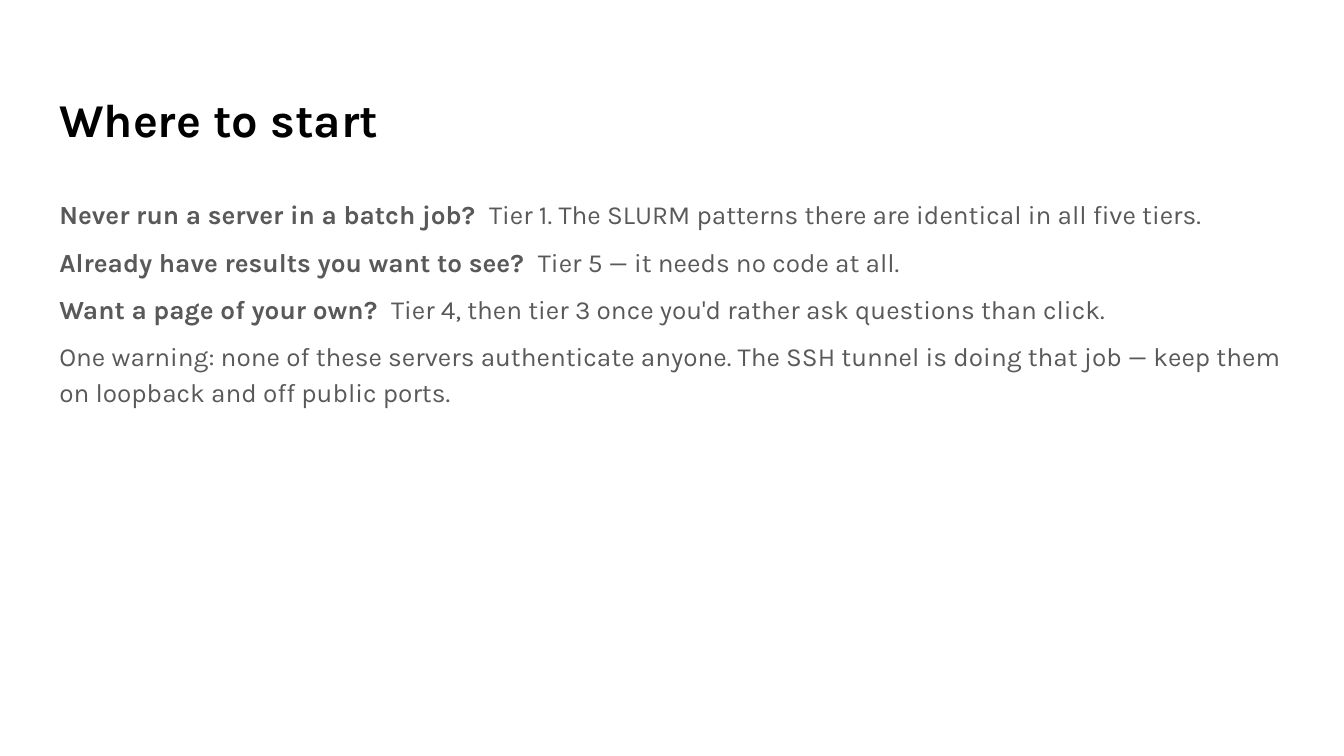
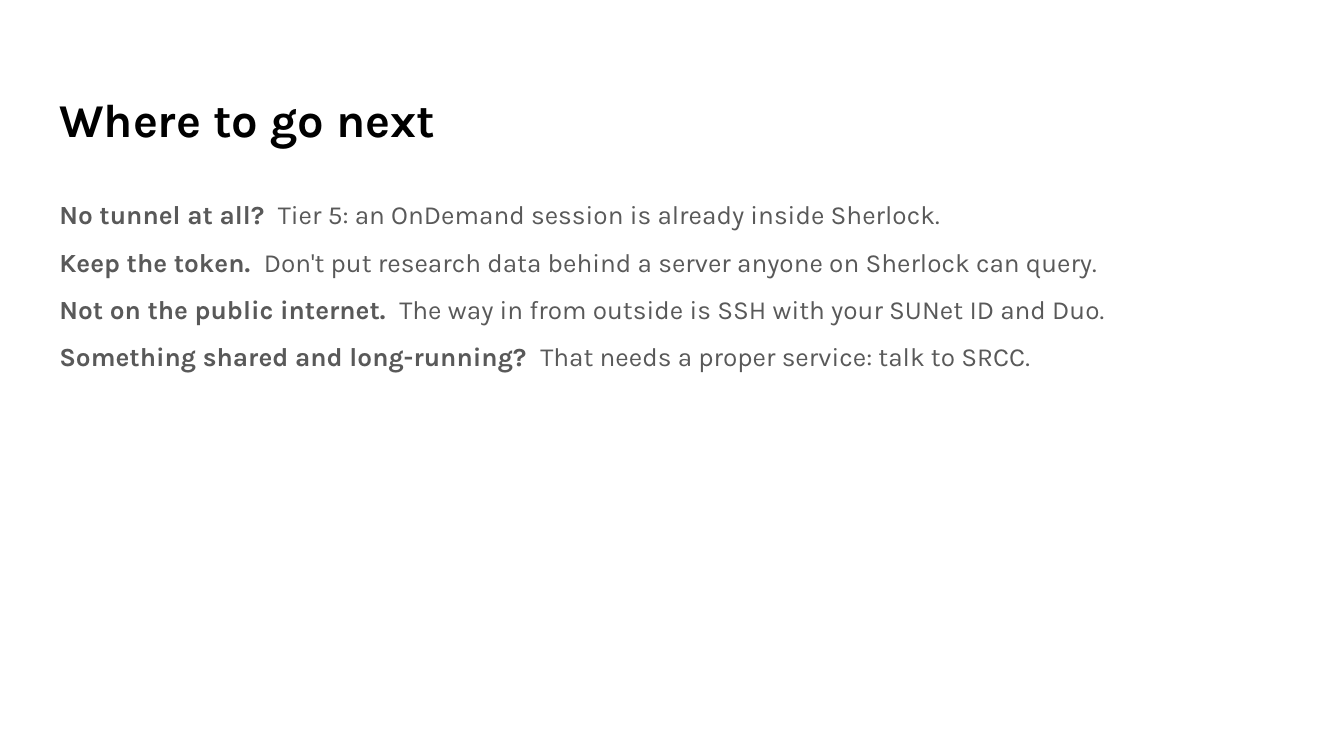
Before and after one commit to stanford-rc/hpc-server-workshop, a slide deck: slide 11 of HPC-Server-Workshop.pptx. Drawn at 1344x756 pixels with LibreOffice and Linux fonts; fonts in the diff are those of the drawing; background and template pictures are left out. Boxes give left, top, right and bottom in pixels: in the first picture for what was removed or moved away, otherwise in the second. Text is boxed around its words. In the diff, an @@ line names an element or a change of style, - is before the commit and + after.

Commit message:
use accurate models and rebuild the slides for the tested process
- Ollama default is gemma3:4b from Sherlock's model library on Oak: the only
  candidate that fit a GPU slice and answered all three test questions
  correctly (llama3.2:3b and phi4-mini each got one wrong)
- the transformers server uses Qwen/Qwen2.5-1.5B-Instruct from the shared
  cache, loaded in half precision, with each prompt sent as a chat message;
  it returns only the reply, so the clients no longer trim the prompt
- Tier 2 README: how to list Sherlock's Ollama models, and a "compare a
  smaller model" exercise using the wrong answers seen in testing
- slides rebuilt from fill.py on the SRC template to match the READMEs:
  sh_dev sessions, address file, token, one-line tunnel, Claude Code module

```diff
--- a/HPC-Server-Workshop.pptx
+++ b/HPC-Server-Workshop.pptx
@@ title at box(59, 104, 435, 148): text changed @@
-Where to start
+Where to go next
@@ text at box(59, 206, 1104, 373): text changed @@
-Never run a server in a batch job? Tier 1. The SLURM patterns there are identical in all five tiers.
-Already have results you want to see? Tier 5 — it needs no code at all.
-Want a page of your own? Tier 4, then tier 3 once you'd rather ask questions than click.
-One warning: none of these servers authenticate anyone. The SSH tunnel is doing that job — keep them on loopback and off public ports.
+No tunnel at all? Tier 5: an OnDemand session is already inside Sherlock.
+Keep the token. Don't put research data behind a server anyone on Sherlock can query.
+Not on the public internet. The way in from outside is SSH with your SUNet ID and Duo.
+Something shared and long-running? That needs a proper service: talk to SRCC.
```
Also in this commit, not shown: 7 other slides changed, 3 slides added, 3 slides removed, 9 other files.
